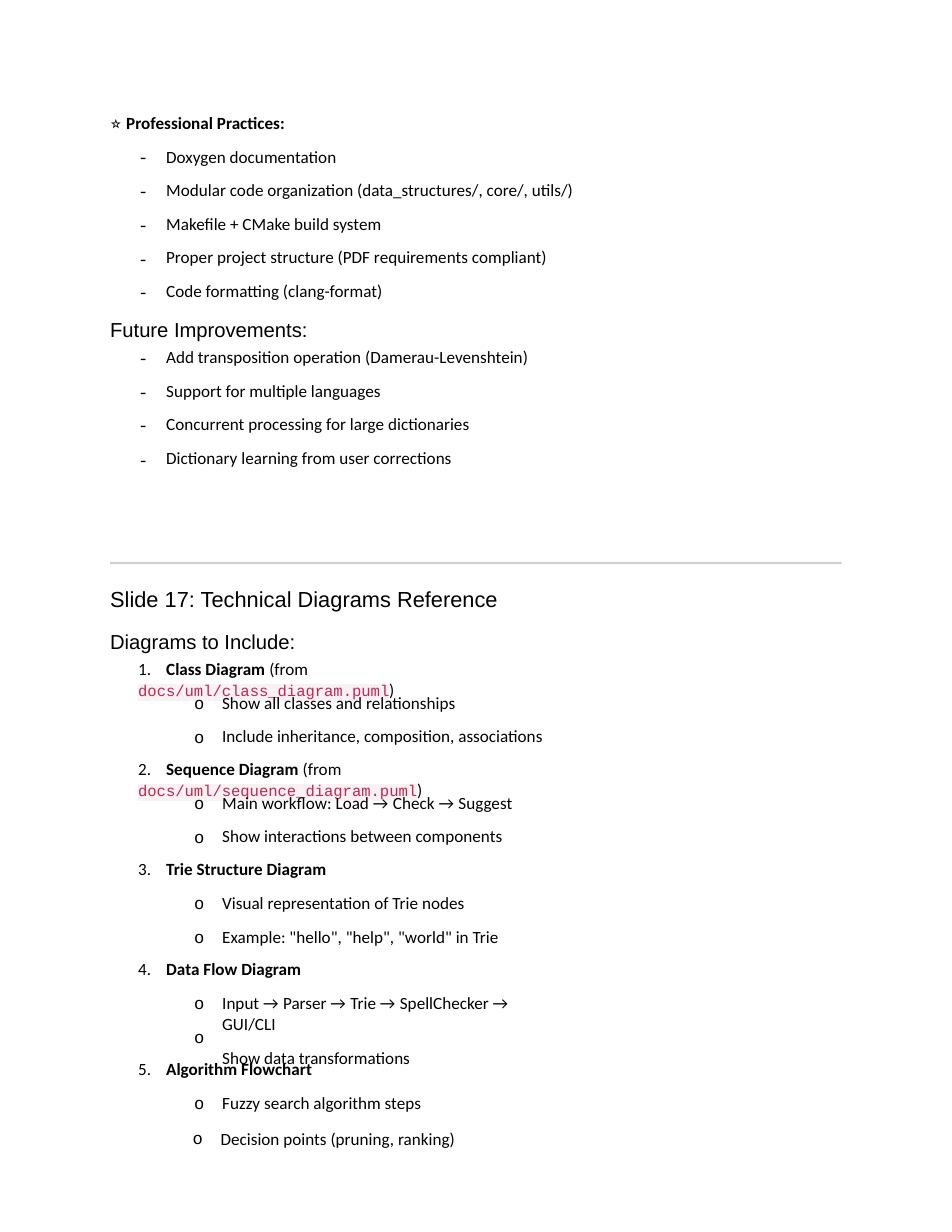
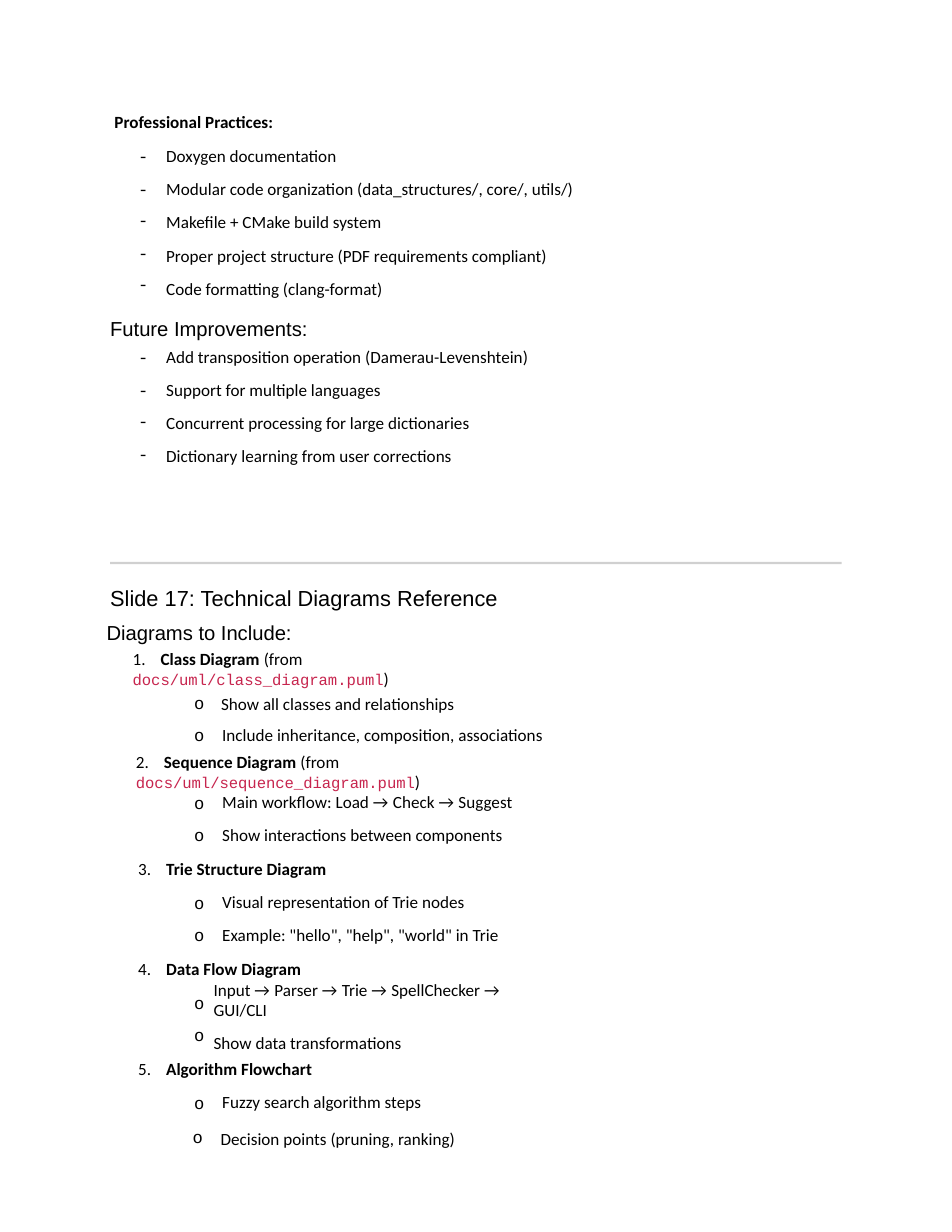
Before and after one commit to KenanOzcakir/Yeditepe-CSE-211-SpringTermProject, a slide deck: slide 14 of docs/presentation.pptx. Drawn at 952x1232 pixels with LibreOffice and Linux fonts; fonts in the diff are those of the drawing; grey boxes stand for pictures; background and template pictures are left out. Boxes give left, top, right and bottom in pixels: in the first picture for what was removed or moved away, otherwise in the second. Text is boxed around its words. In the diff, an @@ line names an element or a change of style, - is before the commit and + after.

```diff
--- a/docs/presentation.pptx
+++ b/docs/presentation.pptx
@@ text at [114, 116, 273, 128]: text changed @@
-⭐ Professional Practices:
+Professional Practices:
@@ text "-" at [138, 148, 167, 296]: line spacing 12.5pt to 12pt; less space between paragraphs @@
@@ text "-" at [138, 348, 167, 465]: line spacing 12.5pt to 12pt; less space between paragraphs @@
@@ text "Diagrams to Include:": place and size @@
-text "Diagrams to Include:" at [110, 634, 295, 654]
+text "Diagrams to Include:" at [107, 625, 292, 645]
@@ text "Diagrams to Include:" at [107, 625, 292, 645]: line spacing 14.5pt to 14pt @@
@@ text "1. Class Diagram (from docs/uml/class_diagram.puml)": place and size @@
-text "1. Class Diagram (from docs/uml/class_diagram.puml)" at [138, 662, 389, 702]
+text "1. Class Diagram (from docs/uml/class_diagram.puml)" at [133, 652, 384, 689]
@@ text "1. Class Diagram (from docs/uml/class_diagram.puml)" at [133, 652, 384, 689]: highlight #F9F2F4 to none in "docs/uml/class_diagram.puml)"; line spacing 13.4pt to 13pt @@
@@ text "2. Sequence Diagram (from docs/uml/sequence_diagram.puml)" at [136, 755, 415, 792]: highlight #F9F2F4 to none in "docs/uml/sequence_diagram.puml)"; line spacing 13.4pt to 13pt @@
@@ line spacing 12.5pt to 12pt in 4 elements at [194, 699, 204, 741], [194, 899, 204, 941], [194, 999, 204, 1041], [194, 799, 204, 841] @@
@@ line spacing 13.4pt to 13pt in 8 elements at [222, 796, 512, 811], [138, 1063, 312, 1078], [166, 182, 573, 231], [166, 249, 547, 298], [166, 417, 469, 465], [222, 896, 499, 944], [221, 698, 454, 713], [214, 984, 480, 1049] @@
@@ text "Input → Parser → Trie ...": place and size @@
-text "Input → Parser → Trie ..." at [222, 997, 489, 1069]
+text "Input → Parser → Trie ..." at [214, 984, 480, 1049]
```
Also in this commit, not shown: 13 other slides changed.
